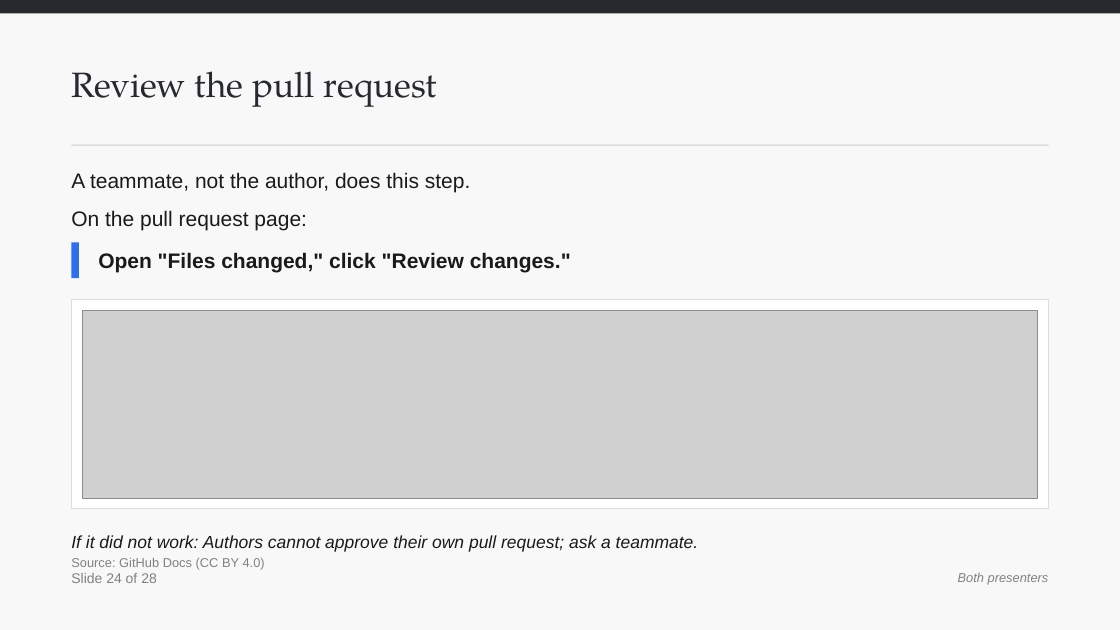
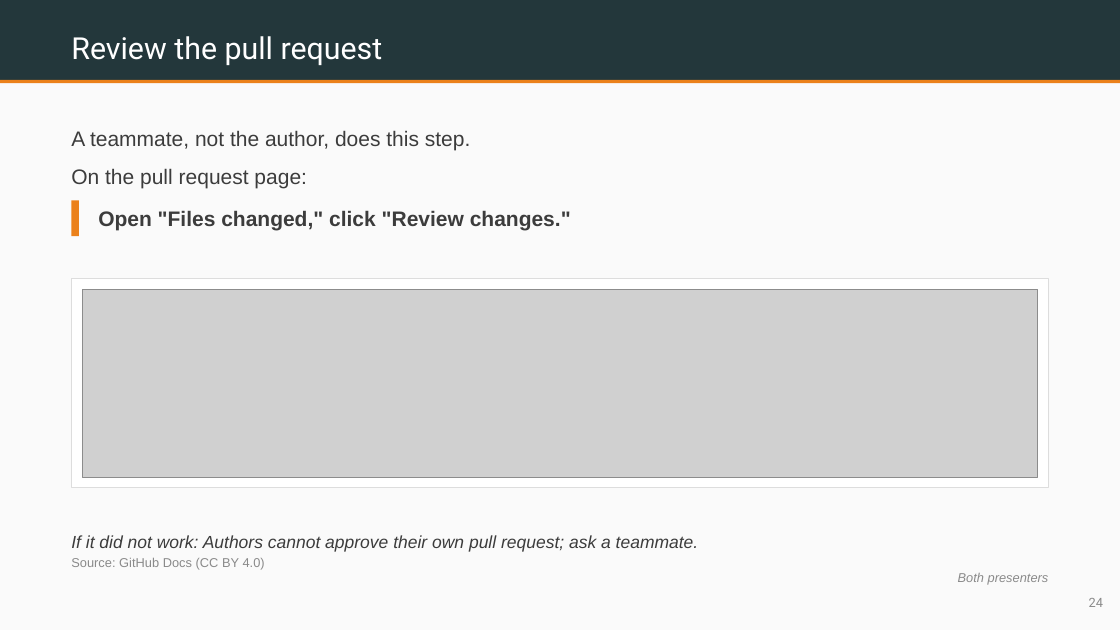
Before and after one commit to benjiesotelo-sudo/Telos_FIN1209, a slide deck: slide 24 of special-lecture/FIN1209-Special-Lecture-1-Setup-Student-Edition.pptx. Drawn at 1120x630 pixels with LibreOffice and Linux fonts; fonts in the diff are those of the drawing; grey boxes stand for pictures. Boxes give left, top, right and bottom in pixels: in the first picture for what was removed or moved away, otherwise in the second. Text is boxed around its words. In the diff, an @@ line names an element or a change of style, - is before the commit and + after.

Commit message:
Special lecture: Metropolis Beamer style, recreated without LaTeX
Per his words, 25 Nov: "like Latex theme... Metropolis". Replaces the
plain neutral palette with a LaTeX-Beamer-Metropolis look built natively
in pptx/PIL: a slim dark frame-title bar, a thin orange progress rule
under it, a plain light body, small page numbers in the corner, one
accent colour (Metropolis's own orange), a clean sans font throughout.
No FEU theme, still, and no LaTeX installed anywhere.

special_lecture_kit.py gains its own content/title/closing renderers
(render_content_m/render_title_m/render_closing_m) and a metro_frame/
metro_footer pair, since Metropolis's structure differs enough from
deckkit's FEU layout that a palette swap alone could not get there;
deckkit itself is untouched. The generated illustrations (the Git/GitHub
flow diagram, the macOS Command Line Tools dialog) now pick up the same
one accent colour instead of their earlier ad hoc blue/green.

Deck 1 (28 slides) converted; decks 2 and 3 will build in this style from
the start.

```diff
--- a/special-lecture/FIN1209-Special-Lecture-1-Setup-Student-Edition.pptx
+++ b/special-lecture/FIN1209-Special-Lecture-1-Setup-Student-Edition.pptx
@@ rectangle at (0,0,1120,630): fill #F8F8F9 to #FAFAFA @@
@@ rectangle: place and size @@
-rectangle at (0,0,1120,13)
+rectangle at (0,0,1120,80)
@@ rectangle at (0,0,1120,80): fill #26292E to #23373B @@
@@ text "Review the pull request": place and size @@
-text "Review the pull request" at (71,71,438,107)
+text "Review the pull request" at (71,36,383,65)
@@ text "Review the pull request" at (71,36,383,65): size 30 to 26 pt, font TeX Gyre Pagella to Roboto, text colour #26292E to #FFFFFF; vertical alignment top to middle @@
@@ rectangle: place and size @@
-rectangle at (71,145,1049,146)
+rectangle at (0,80,1120,83)
@@ rectangle at (0,80,1120,83): fill #DDDDE0 to #EB811B @@
@@ text "A teammate, not the author, ...": place and size @@
-text "A teammate, not the author, ..." at (71,172,470,231)
+text "A teammate, not the author, ..." at (71,130,470,189)
@@ rectangle: place and size @@
-rectangle at (71,242,79,278)
+rectangle at (71,200,79,236)
@@ rectangle at (71,200,79,236): fill #2F6FED to #EB811B @@
@@ text colour #1A1A1A to #3C3C3C in 3 elements at (71,535,699,552), (71,130,470,189), (98,210,571,231) @@
@@ text "Open "Files changed," click "Review ...": place and size @@
-text "Open "Files changed," click "Review ..." at (98,252,571,273)
+text "Open "Files changed," click "Review ..." at (98,210,571,231)
@@ rectangle: place and size @@
-rectangle at (71,299,1049,509)
+rectangle at (71,278,1049,488)
@@ rectangle at (71,278,1049,488): outline #DDDDE0 1 pt to #DDDDDD 1 pt @@
@@ picture: place and size @@
-picture at (82,310,1038,498)
+picture at (82,289,1038,477)
@@ text "Source: GitHub Docs (CC BY ..." at (71,558,265,570): text colour #818181 to #8A8A8A @@
@@ text removed at (71,573,157,583) @@
-Slide 24 of 28
@@ text added at (1089,598,1103,607), 11 pt, text #8A8A8A @@
+24
```
Also in this commit, not shown: 27 other slides changed, 3 other files.
